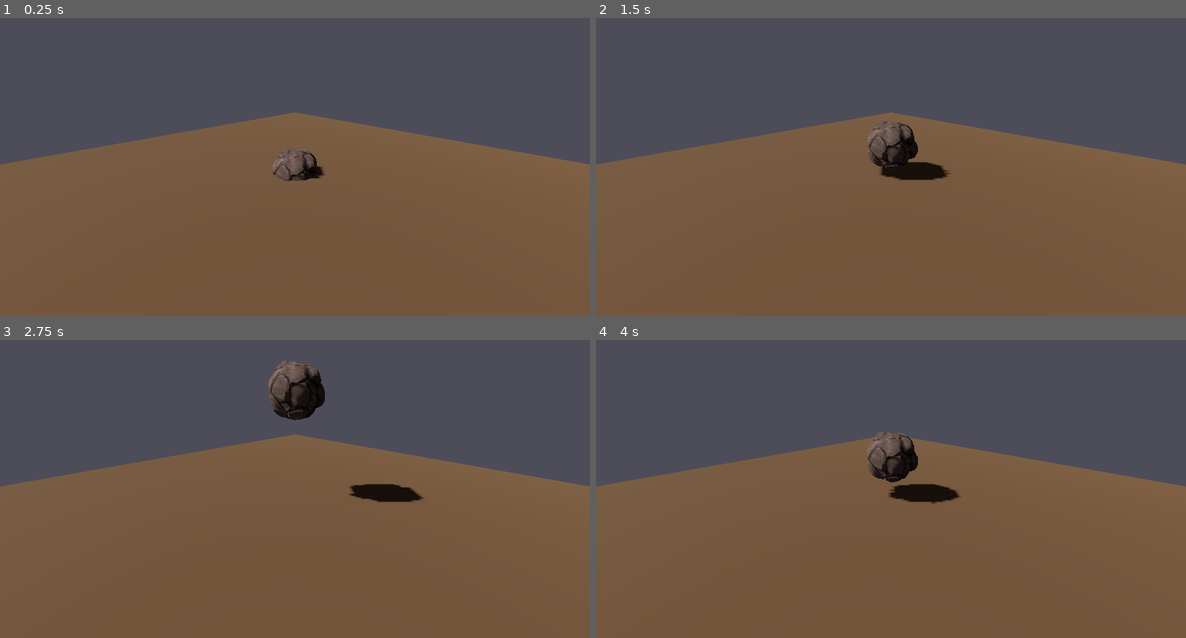
Above: before the commit, frames 1-4 (two rows, left to right).
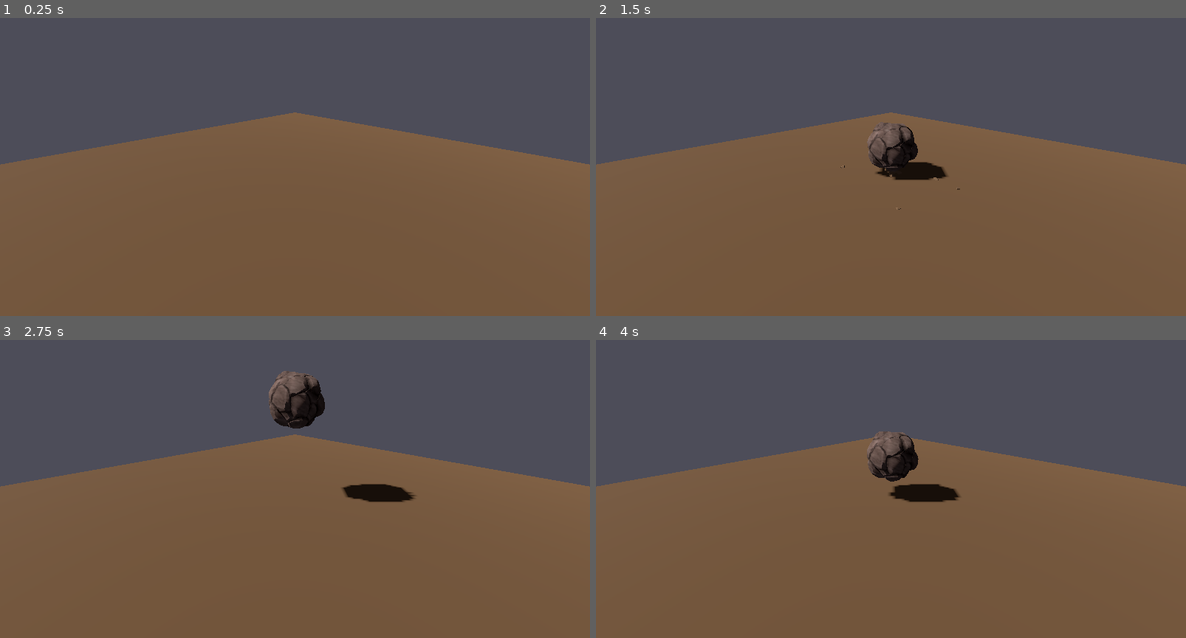
Above: after the commit, the same moments.

Repository: luketchang/elemental
Game: Godot game, scene res://scenes/stone_levitate_vfx.tscn
Same seed, same stepped clock (60 frames per second), same inputs: the game is played once before the commit and once after it. The project has no main scene, so this scene is started directly.
Inputs (mouse positions are in pixels of both pictures, inside the frame that each line leads up to):
- Up to frame 1 (0.25 s): no input
- Up to frame 2 (1.5 s): tap Enter at 0.5 s; move the mouse to (1020, 134) at 0.52 s; click (1020, 134) at 0.67 s; move the mouse to (773, 167) at 1.27 s; click (773, 167) at 1.42 s
- Up to frame 3 (2.75 s): move the mouse to (354, 399) at 2.02 s; click (354, 399) at 2.17 s
- Up to frame 4 (4 s): move the mouse to (861, 539) at 2.77 s; click (861, 539) at 2.92 s; move the mouse to (1068, 521) at 3.52 s; click (1068, 521) at 3.67 s

The runs differ from the first frame. In frame 1, 0.5% of the frame differs, in the area x 46-55%, y 44-55%; in frame 2, 0.2%; in frame 3, 1.2%, in the area x 45-72%, y 6-55%; in frame 4, 0.2%.

Commit message:
rock below ground

Diff:
--- a/scenes/stone_levitate_vfx.tscn
+++ b/scenes/stone_levitate_vfx.tscn
@@ -134,7 +134,7 @@
 "times": PackedFloat32Array(0, 0.15, 0.25, 3.25, 3.5, 5.5),
 "transitions": PackedFloat32Array(1, 1, 1, 1, 1, 1),
 "update": 0,
-"values": [Vector3(0, 0, 0), Vector3(0, 1.2, 0), Vector3(0, 1, 0), Vector3(0, 1, 0), Vector3(0, 0, 0), Vector3(0, 0, 0)]
+"values": [Vector3(0, -0.5, 0), Vector3(0, 1.2, 0), Vector3(0, 1, 0), Vector3(0, 1, 0), Vector3(0, 0.1, 0), Vector3(0, 0.1, 0)]
 }
 tracks/1/type = "value"
 tracks/1/imported = false
@@ -197,11 +197,10 @@
 surface_material_override/0 = SubResource("StandardMaterial3D_g2px6")
 
 [node name="debris_collider" type="GPUParticlesCollisionBox3D" parent="."]
-transform = Transform3D(1, 0, 0, 0, 1, 0, 0, 0, 1, 0, -1, 0)
-size = Vector3(10, 2, 10)
+size = Vector3(10, 0.2, 10)
 
 [node name="stone" type="MeshInstance3D" parent="."]
-transform = Transform3D(0.8, 0, 0, 0, 0.8, 0, 0, 0, 0.8, 0, 0, 0)
+transform = Transform3D(0.8, 0, 0, 0, 0.8, 0, 0, 0, 0.8, 0, -0.5, 0)
 mesh = SubResource("ArrayMesh_y2h1h")
 surface_material_override/0 = SubResource("StandardMaterial3D_1ewxl")
 
--- a/tools/generate_stone_vfx.gd
+++ b/tools/generate_stone_vfx.gd
@@ -162,8 +162,8 @@
 	# This invisible box makes debris particles collide with the "floor"
 	var collider = GPUParticlesCollisionBox3D.new()
 	collider.name = "debris_collider"
-	collider.size = Vector3(10, 2, 10)
-	collider.position = Vector3(0, -1, 0)  # Below floor level
+	collider.size = Vector3(10, 0.2, 10)  # Thin box at floor level
+	collider.position = Vector3(0, 0, 0)  # AT floor level (y=0)
 	return collider
 
 
@@ -226,8 +226,8 @@
 	else:
 		push_error("  - ✗ Could not load rock.glb - check if file exists!")
 
-	# Initial position (at ground level - animation lifts it up)
-	stone.position = Vector3(0, 0, 0)
+	# Initial position (entirely below floor - animation lifts it up)
+	stone.position = Vector3(0, -0.5, 0)  # Start below floor
 	stone.scale = Vector3(0.8, 0.8, 0.8)  # Adjust scale as needed
 
 	return stone
@@ -382,13 +382,13 @@
 	anim.track_set_path(stone_pos_track, "stone:position")
 	anim.track_set_interpolation_type(stone_pos_track, Animation.INTERPOLATION_CUBIC)
 
-	# Fast rise, hover 3s, fall down
-	anim.track_insert_key(stone_pos_track, 0.0, Vector3(0, 0, 0))        # Start at ground
+	# Fast rise, hover 3s, fall down (lands ON floor, not through it)
+	anim.track_insert_key(stone_pos_track, 0.0, Vector3(0, -0.5, 0))     # Start below floor
 	anim.track_insert_key(stone_pos_track, 0.15, Vector3(0, 1.2, 0))     # Fast rise - higher now
 	anim.track_insert_key(stone_pos_track, 0.25, Vector3(0, 1.0, 0))     # Settle into hover
 	anim.track_insert_key(stone_pos_track, 3.25, Vector3(0, 1.0, 0))     # Hold hover for 3s
-	anim.track_insert_key(stone_pos_track, 3.5, Vector3(0, 0, 0))        # Fall back to ground
-	anim.track_insert_key(stone_pos_track, 5.5, Vector3(0, 0, 0))        # Stay on ground
+	anim.track_insert_key(stone_pos_track, 3.5, Vector3(0, 0.1, 0))      # Fall back - lands ON floor (y=0.1 to sit on top)
+	anim.track_insert_key(stone_pos_track, 5.5, Vector3(0, 0.1, 0))      # Stay on ground
 
 	# --- STONE VISIBILITY TRACK (disappear 2s after landing) ---
 	var stone_vis_track = anim.add_track(Animation.TYPE_VALUE)
Not shown: 1 places in scenes/stone_levitate_vfx.tscn that only renumber resources
